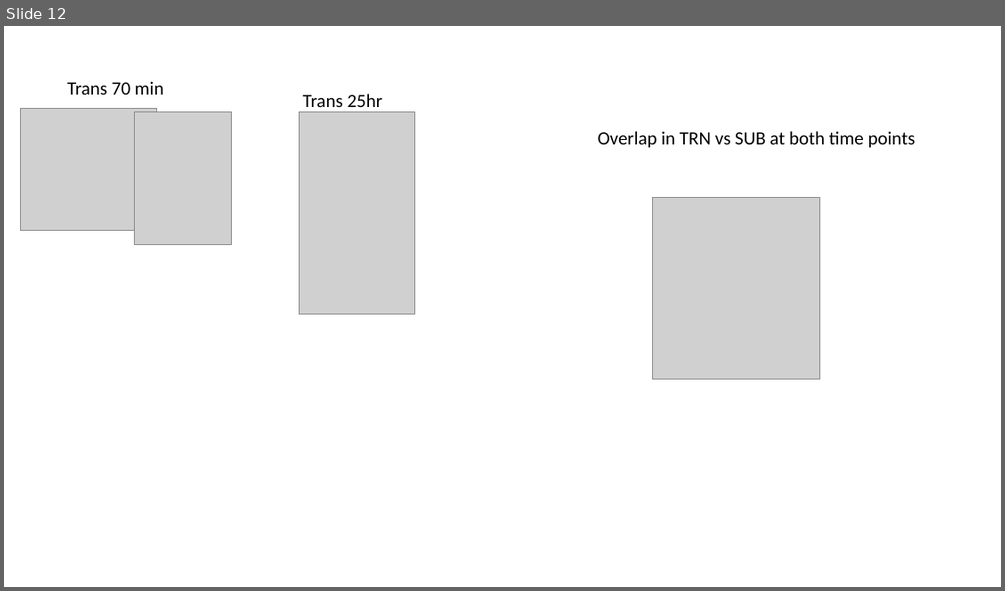
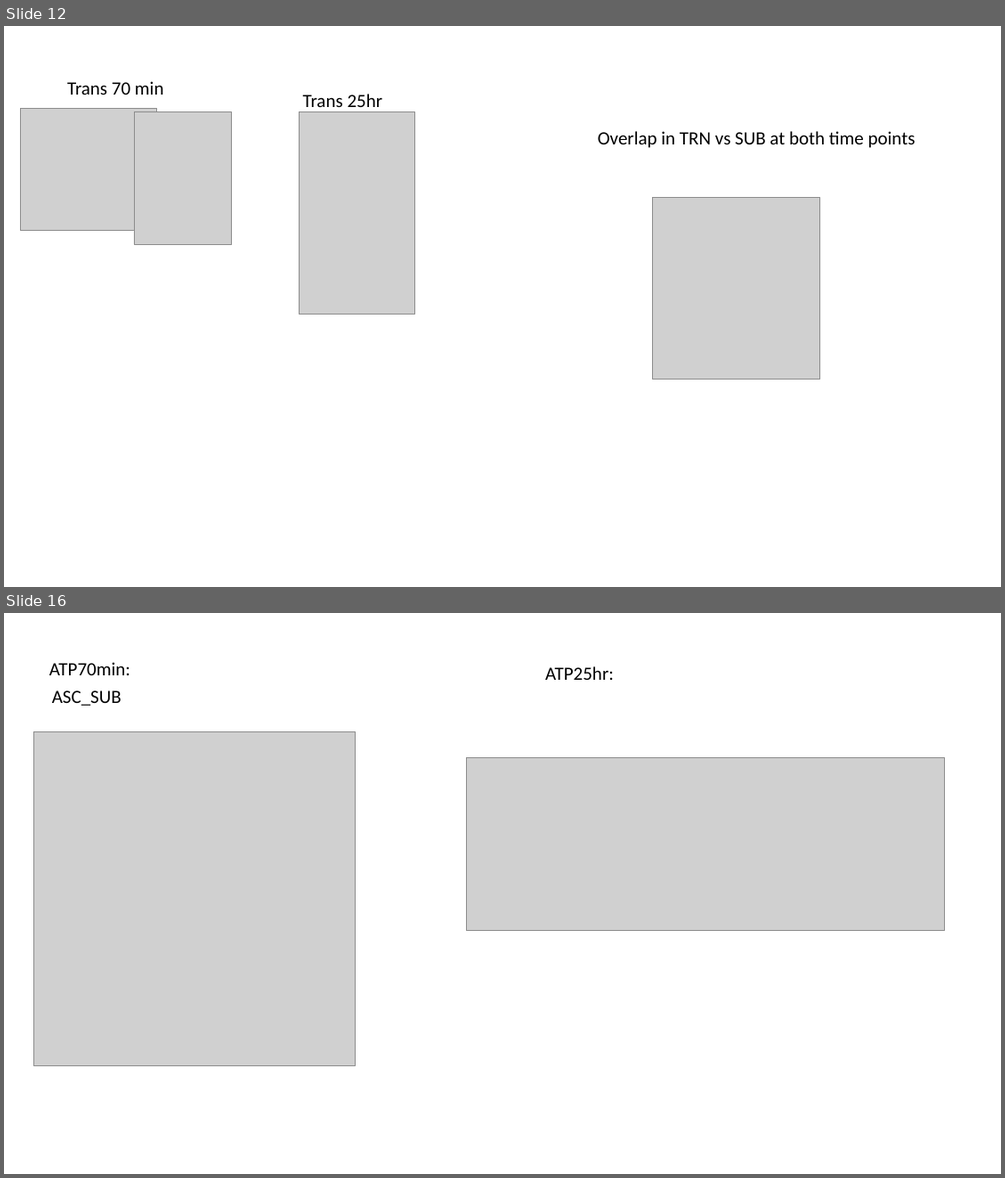
Before and after one commit to ty14/Transition25hr_Manuscript, a slide deck: manuscript/manuscript_figures/mPFC_manuscript_figures.pptx. Shown one above the other, each under a label of ours: slide 12 before the commit, slides 12 and 16 after it; the slides between them are not shown. The pictures are 1005x591 and 1005x1178 pixels, drawn with LibreOffice and Linux fonts; fonts in the diff are those of the drawing; grey boxes stand for pictures. Boxes give left, top, right and bottom in pixels: in the first picture for what was removed or moved away, otherwise in the second. Text is boxed around its words. In the diff, an @@ line names an element or a change of style, - is before the commit and + after.

```diff
--- a/manuscript/manuscript_figures/mPFC_manuscript_figures.pptx
+++ b/manuscript/manuscript_figures/mPFC_manuscript_figures.pptx
@@ slide 16 added at (x1=4, y1=613, x2=1001, y2=1174), background #FFFFFF @@
@@ text added at (x1=49, y1=662, x2=130, y2=675), 18 pt, text #000000 @@
+ATP70min:
@@ text added at (x1=52, y1=690, x2=121, y2=706), 18 pt, text #000000 @@
+ASC_SUB
@@ text added at (x1=545, y1=666, x2=614, y2=680), 18 pt, text #000000 @@
+ATP25hr:
@@ picture added at (x1=34, y1=731, x2=356, y2=1064) @@
@@ picture added at (x1=467, y1=758, x2=945, y2=930) @@
```
Also in this commit, not shown: 11 other slides added, 11 other files.
